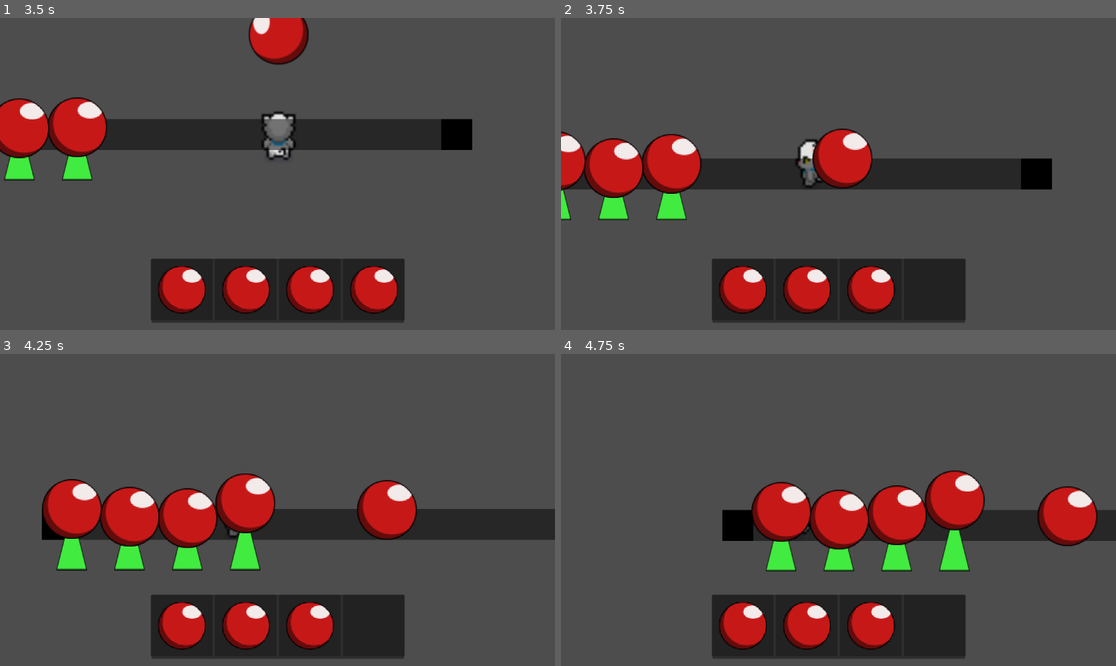
Above: before the commit, frames 1-4 (two rows, left to right).
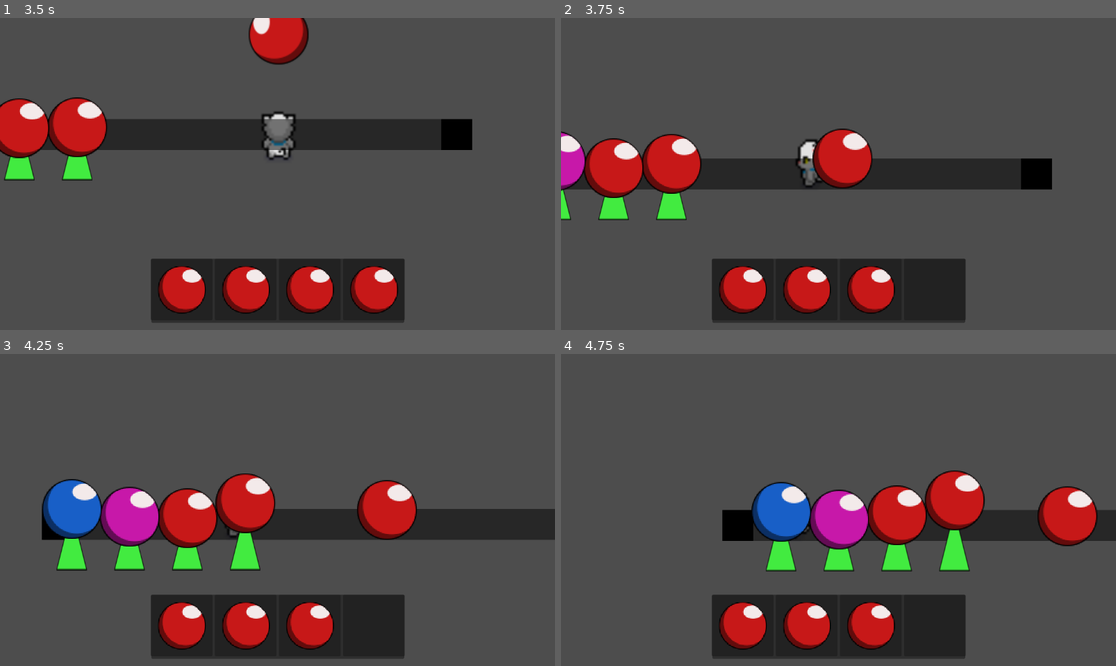
Above: after the commit, the same moments.

Repository: Prakinha/Alquimia
Game: Godot game, scene res://WWpasta/WWMain.tscn
Same seed, same stepped clock (60 frames per second), same inputs: the game is played once before the commit and once after it. This scene is started directly instead of the project's main scene.
Inputs:
- Up to frame 1 (3.5 s): tap Enter at 0.5 s; hold Right (ui_right) 0.53-1.28 s; tap Q at 0.6 s; hold Down (ui_down) 1.28-2.03 s; tap E at 1.35 s; hold Right (ui_right) 2.03-2.78 s; tap R at 2.1 s; hold Up (ui_up) from 2.78 s (still down); tap F at 2.85 s
- Up to frame 2 (3.75 s): release Up (ui_up) at 3.53 s; hold Left (ui_left) from 3.53 s (still down); tap G at 3.6 s
- Up to frame 3 (4.25 s): keep holding Left (ui_left)
- Up to frame 4 (4.75 s): keep holding Left (ui_left); tap J at 4.35 s

Frame 1 is identical in both runs. In frame 2, 0.5% of the frame differs, in the area x 0-5%, y 36-55%; in frame 3, 2.7%; in frame 4, 2.8%, in the area x 34-56%, y 41-63%.

Commit message:
Atualização da logica da esteira

Diff:
--- /dev/null
+++ b/WWpasta/WWPlayer/inventário/ItemTypes/Azul/AzulITEMDATA.tres
@@ -0,0 +1,12 @@
+[gd_resource type="Resource" script_class="ItemData" format=3 uid="uid://bs8cwemaw8xt1"]
+
+[ext_resource type="Script" uid="uid://dweef7bq1l6rt" path="res://WWpasta/WWPlayer/inventário/ItemData.gd" id="1_6wbpn"]
+[ext_resource type="PackedScene" uid="uid://cp74vju80nphl" path="res://WWpasta/WWPlayer/inventário/ItemTypes/Azul/AzulITEMSCENE.tscn" id="1_cvk5y"]
+[ext_resource type="Texture2D" uid="uid://dcastyc2lx34s" path="res://WWpasta/WWPlayer/inventário/ItemTypes/Azul/Azul.png" id="2_5dnow"]
+
+[resource]
+script = ExtResource("1_6wbpn")
+ItemName = "Azul"
+icon = ExtResource("2_5dnow")
+ItemScene = ExtResource("1_cvk5y")
+metadata/_custom_type_script = "uid://dweef7bq1l6rt"
--- /dev/null
+++ b/WWpasta/WWPlayer/inventário/ItemTypes/Azul/AzulITEMSCENE.tscn
@@ -0,0 +1,10 @@
+[gd_scene format=3 uid="uid://cp74vju80nphl"]
+
+[ext_resource type="Texture2D" uid="uid://lscyajgwevbu" path="res://WWpasta/WWPlayer/inventário/ItemTypes/Vermelho/Vermelho.png" id="1_2vl6u"]
+
+[node name="ItemTeste" type="Node2D" unique_id=1062872610]
+
+[node name="Sprite2D" type="Sprite2D" parent="." unique_id=1010538964]
+position = Vector2(200, 0)
+scale = Vector2(2, 2)
+texture = ExtResource("1_2vl6u")
--- /dev/null
+++ b/WWpasta/WWPlayer/inventário/ItemTypes/Rosa/RosaITEMDATA.tres
@@ -0,0 +1,12 @@
+[gd_resource type="Resource" script_class="ItemData" format=3 uid="uid://dckd4sote67p5"]
+
+[ext_resource type="PackedScene" uid="uid://b2n4wqgsbufqv" path="res://WWpasta/WWPlayer/inventário/ItemTypes/Rosa/RosaITEMSCENE.tscn" id="1_6oije"]
+[ext_resource type="Script" uid="uid://dweef7bq1l6rt" path="res://WWpasta/WWPlayer/inventário/ItemData.gd" id="1_qgnnm"]
+[ext_resource type="Texture2D" uid="uid://b0asd5vgdyni5" path="res://WWpasta/WWPlayer/inventário/ItemTypes/Rosa/Rosa.png" id="2_kqnqs"]
+
+[resource]
+script = ExtResource("1_qgnnm")
+ItemName = "Rosa"
+icon = ExtResource("2_kqnqs")
+ItemScene = ExtResource("1_6oije")
+metadata/_custom_type_script = "uid://dweef7bq1l6rt"
--- /dev/null
+++ b/WWpasta/WWPlayer/inventário/ItemTypes/Rosa/RosaITEMSCENE.tscn
@@ -0,0 +1,10 @@
+[gd_scene format=3 uid="uid://b2n4wqgsbufqv"]
+
+[ext_resource type="Texture2D" uid="uid://lscyajgwevbu" path="res://WWpasta/WWPlayer/inventário/ItemTypes/Vermelho/Vermelho.png" id="1_ugpqv"]
+
+[node name="ItemTeste" type="Node2D" unique_id=1062872610]
+
+[node name="Sprite2D" type="Sprite2D" parent="." unique_id=1010538964]
+position = Vector2(200, 0)
+scale = Vector2(2, 2)
+texture = ExtResource("1_ugpqv")
--- a/WWpasta/WWesteira/Esteira.tscn
+++ b/WWpasta/WWesteira/Esteira.tscn
@@ -3,6 +3,10 @@
 [ext_resource type="Script" uid="uid://c075rdkm6sryf" path="res://WWpasta/WWesteira/esteira.gd" id="1_3036i"]
 [ext_resource type="Texture2D" uid="uid://d5r1ytuyx606" path="res://WWpasta/WWesteira/Bloco preto.png" id="1_id4gq"]
 [ext_resource type="PackedScene" uid="uid://bnufdt1nx47p3" path="res://WWpasta/WWesteira/goblin/Goblin.tscn" id="2_v2mle"]
+[ext_resource type="Script" uid="uid://dweef7bq1l6rt" path="res://WWpasta/WWPlayer/inventário/ItemData.gd" id="3_vmruu"]
+[ext_resource type="Resource" uid="uid://dcsu243k7n5qv" path="res://WWpasta/WWPlayer/inventário/ItemTypes/Vermelho/VermelhoITEMDATA.tres" id="4_japvo"]
+[ext_resource type="Resource" uid="uid://bs8cwemaw8xt1" path="res://WWpasta/WWPlayer/inventário/ItemTypes/Azul/AzulITEMDATA.tres" id="5_x8jlg"]
+[ext_resource type="Resource" uid="uid://dckd4sote67p5" path="res://WWpasta/WWPlayer/inventário/ItemTypes/Rosa/RosaITEMDATA.tres" id="6_japvo"]
 
 [sub_resource type="RectangleShape2D" id="RectangleShape2D_3036i"]
 size = Vector2(64, 64)
@@ -10,6 +14,7 @@
 [node name="Esteira" type="Node2D" unique_id=912511156]
 script = ExtResource("1_3036i")
 goblinScene = ExtResource("2_v2mle")
+arrayDeItensPossiveis = Array[ExtResource("3_vmruu")]([ExtResource("4_japvo"), ExtResource("5_x8jlg"), ExtResource("6_japvo")])
 
 [node name="Sprite2D" type="Sprite2D" parent="." unique_id=1806667218]
 position = Vector2(32, 32)
--- a/WWpasta/WWesteira/esteira.gd
+++ b/WWpasta/WWesteira/esteira.gd
@@ -1,10 +1,12 @@
 extends Node2D
 
 @export var goblinScene: PackedScene
+@export var arrayDeItensPossiveis: Array[ItemData]
 
 
 func _on_timer_timeout() -> void:
-	var newgoblin = goblinScene.instantiate()
+	var newgoblin: GoblinArea2D = goblinScene.instantiate()
+	newgoblin.itemdata = arrayDeItensPossiveis.pick_random()
 	add_child(newgoblin)
 
 
--- a/WWpasta/WWesteira/goblin/Goblin.tscn
+++ b/WWpasta/WWesteira/goblin/Goblin.tscn
@@ -2,7 +2,6 @@
 
 [ext_resource type="Texture2D" uid="uid://vxh2a8piqd3y" path="res://WWpasta/WWesteira/goblin/triangulo.png" id="1_58vxr"]
 [ext_resource type="Script" uid="uid://dosuhwlhe1m4r" path="res://WWpasta/WWesteira/goblin/goblin.gd" id="1_eu6x4"]
-[ext_resource type="Resource" uid="uid://dcsu243k7n5qv" path="res://WWpasta/WWPlayer/inventário/ItemTypes/Vermelho/VermelhoITEMDATA.tres" id="2_t5q8k"]
 [ext_resource type="PackedScene" uid="uid://cmcxlcvf7ovuq" path="res://WWpasta/WWPlayer/inventário/item_drop.tscn" id="3_myoah"]
 
 [sub_resource type="CircleShape2D" id="CircleShape2D_eu6x4"]
@@ -10,7 +9,6 @@
 
 [node name="Goblin" type="Area2D" unique_id=392190091]
 script = ExtResource("1_eu6x4")
-itemdata = ExtResource("2_t5q8k")
 itemdrop = ExtResource("3_myoah")
 
 [node name="CollisionShape2D" type="CollisionShape2D" parent="." unique_id=1396809648]
Binary file added: WWpasta/WWPlayer/inventário/ItemTypes/Azul/Azul.png
Not shown, added: WWpasta/WWPlayer/inventário/ItemTypes/Azul/Azul.png.import
Binary file added: WWpasta/WWPlayer/inventário/ItemTypes/Rosa/Rosa.png
Not shown, added: WWpasta/WWPlayer/inventário/ItemTypes/Rosa/Rosa.png.import
